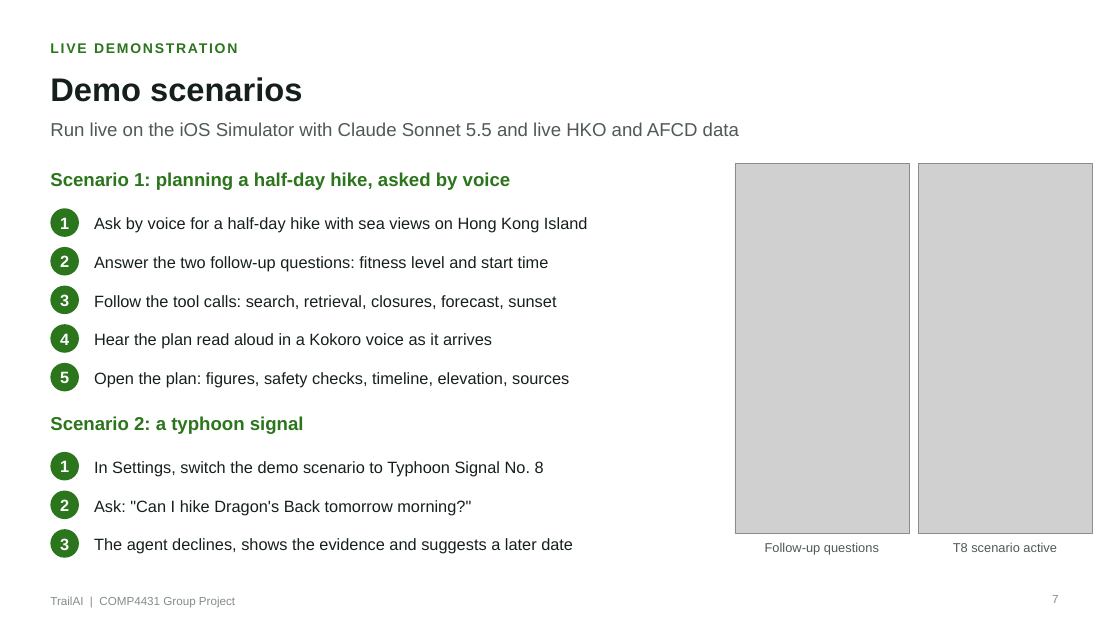
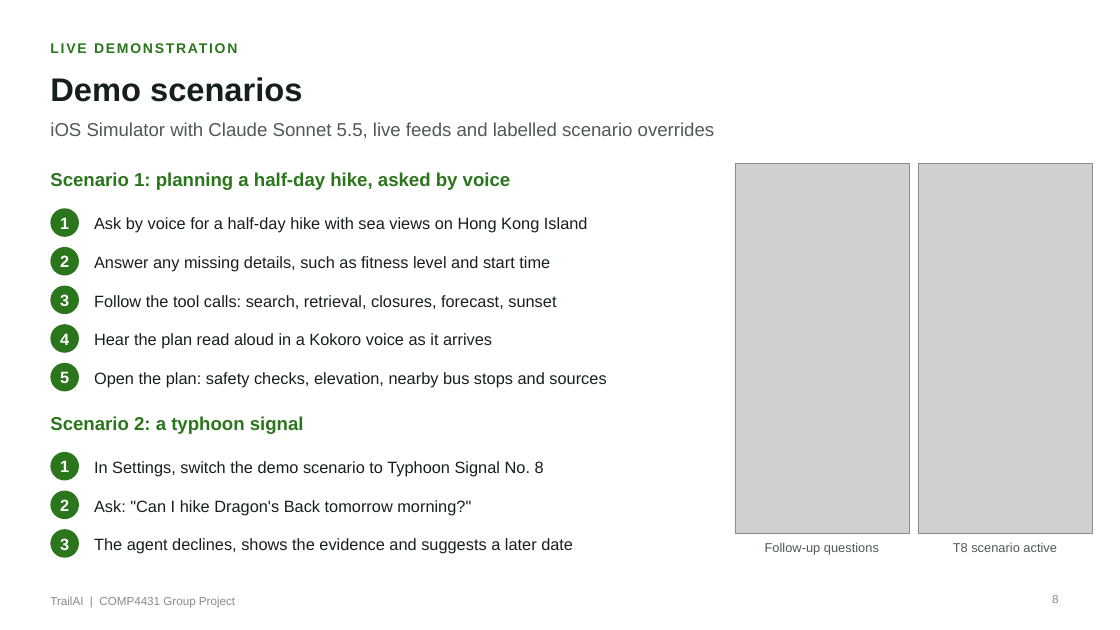
Before and after one commit to HaochenFa/COMP4431-AI, a slide deck: slide 8 of presentation/TrailAI.pptx (slide 7 before the commit). Drawn at 1120x630 pixels with LibreOffice and Linux fonts; fonts in the diff are those of the drawing; grey boxes stand for pictures. Boxes give left, top, right and bottom in pixels: in the first picture for what was removed or moved away, otherwise in the second. Text is boxed around its words. In the diff, an @@ line names an element or a change of style, - is before the commit and + after.

```diff
--- a/presentation/TrailAI.pptx
+++ b/presentation/TrailAI.pptx
@@ text at (x1=50, y1=122, x2=715, y2=139): text changed @@
-Run live on the iOS Simulator with Claude Sonnet 5.5 and live HKO and AFCD data
+iOS Simulator with Claude Sonnet 5.5, live feeds and labelled scenario overrides
@@ text at (x1=94, y1=256, x2=550, y2=272): text changed @@
-Answer the two follow-up questions: fitness level and start time
+Answer any missing details, such as fitness level and start time
@@ text at (x1=94, y1=372, x2=606, y2=388): text changed @@
-Open the plan: figures, safety checks, timeline, elevation, sources
+Open the plan: safety checks, elevation, nearby bus stops and sources
@@ page number at (x1=1052, y1=595, x2=1058, y2=603): text changed @@
-7
+8
```
Also in this commit, not shown: 10 other slides changed, 1 slide added, 6 other files.
